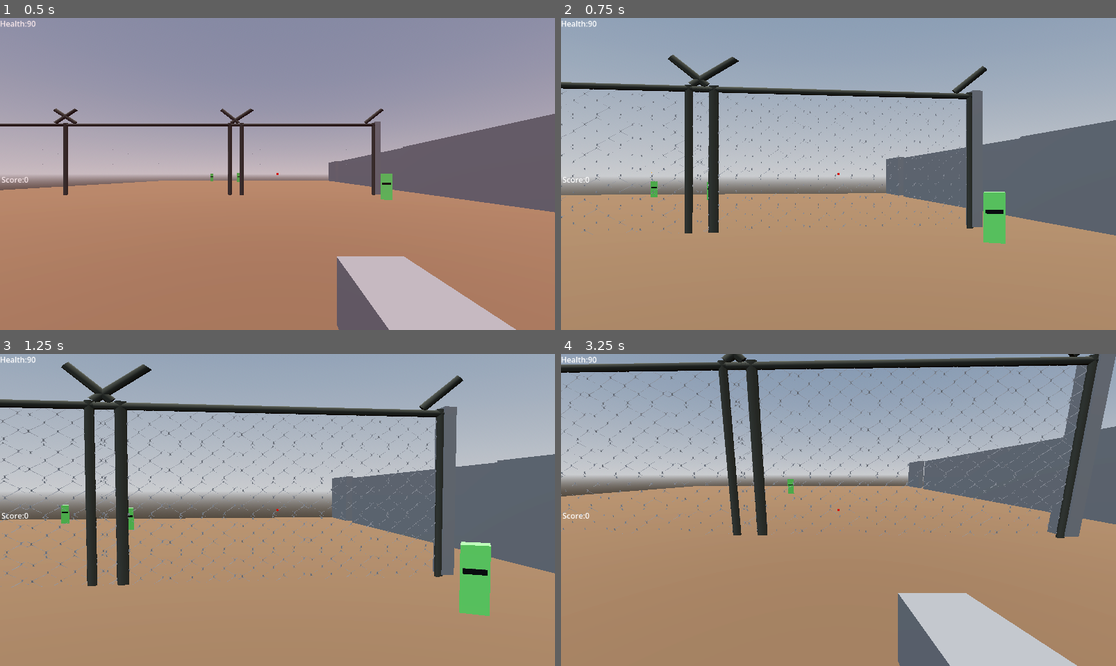
Above: before the commit, frames 1-4 (two rows, left to right).
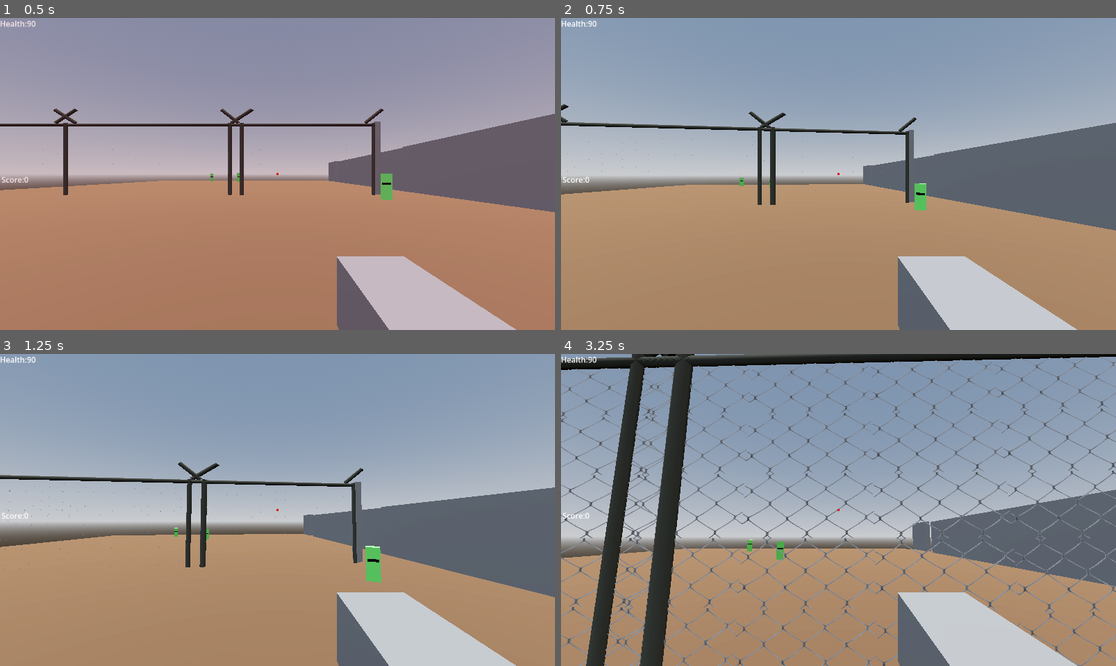
Above: after the commit, the same moments.

Repository: mohsin111111111/pkbg
Game: Godot game, scene res://world.tscn
Two runs of this game, one before a commit and one after it. Both use one fixed random seed, a clock stepped at 60 frames per second and the inputs below.
Inputs (mouse positions are in pixels of both pictures, inside the frame that each line leads up to):
- Up to frame 1 (0.5 s): no input
- Up to frame 2 (0.75 s): tap Enter (ui_accept) at 0.5 s; move the mouse to (866, 174) at 0.52 s; hold Up (ui_up) from 0.53 s (still down); hold Right mouse button (aim) from 0.53 s (still down)
- Up to frame 3 (1.25 s): keep holding Up (ui_up); keep holding Right mouse button (aim); tap Enter (ui_accept) at 0.77 s; click (305, 510) at 0.8 s
- Up to frame 4 (3.25 s): keep holding Up (ui_up); move the mouse to (810, 510) at 1.27 s; release Right mouse button (aim) at 1.28 s; click (810, 510) at 1.35 s; tap Enter (ui_accept) at 1.52, 3.02 s; tap Shift (sprint) at 1.55 s; move the mouse to (849, 503) at 2.02 s; hold Shift (sprint) 2.03-2.78 s; right-click (849, 503) at 2.3 s; move the mouse to (832, 516) at 2.77 s; right-click (832, 516) at 2.85 s; click (832, 516) at 3.05 s

Frame 1 is identical in both runs. In frame 2, 16% of the frame differs, in the area x 0-100%, y 11-100%; in frame 3, 52%; in frame 4, 56%, in the area x 0-100%, y 0-100%.

Commit message:
fixed bugs for sniper and recoill

Diff:
--- a/bunker_level.tscn
+++ b/bunker_level.tscn
@@ -63,7 +63,7 @@
 size = Vector3(1.5, 2, 15)
 
 [sub_resource type="SphereShape3D" id="SphereShape3D_urkvm"]
-radius = 8.0
+radius = 6.0
 
 [sub_resource type="BoxShape3D" id="BoxShape3D_m4qtr"]
 size = Vector3(6, 0.2, 6)
--- a/player.gd
+++ b/player.gd
@@ -3,9 +3,9 @@
 enum WeaponType {LASER, SHOTGUN, SNIPER}
 var current_weapon = WeaponType.LASER
 var weapon_db = {
-	WeaponType.LASER: {"damage": 10, "rate": 0.2, "rays": 1, "spread": 0.0},
-	WeaponType.SHOTGUN: {"damage": 12, "rate": 0.8, "rays": 6, "spread": 0.15},
-	WeaponType.SNIPER: {"damage": 50, "rate": 1.5, "rays": 1, "spread": 0.0}
+	WeaponType.LASER: {"damage": 10, "rate": 0.2, "rays": 1, "spread": 0.0,"range": -50.0},
+	WeaponType.SHOTGUN: {"damage": 12, "rate": 0.8, "rays": 6, "spread": 0.15, "range": -15.0},
+	WeaponType.SNIPER: {"damage": 50, "rate": 1.5, "rays": 1, "spread": 0.0, "range": -2000.0}
 }
 
 const WALK_SPEED = 5.0
@@ -69,7 +69,6 @@
 			if sniper_scope:
 				sniper_scope.visible = true
 		else:
-			camera.fov = lerp(camera.fov, AIM_FOV, 10 * delta)
 			mouse_sensitivity = 0.002
 			if sniper_scope:
 				sniper_scope.visible = false
@@ -89,18 +88,23 @@
 	if Input.is_action_just_pressed("ui_accept") and jump_count < max_jumps:
 		velocity.y = JUMP_VELOCITY
 		jump_count += 1
+	var target_fov = BASE_FOV
 	if Input.is_action_pressed("crouch"):
 		is_crouching = true
 		current_speed = crouch_speed
 		camera.position.y = 0.5
-	elif Input.is_action_just_pressed("sprint"):
+	elif Input.is_action_pressed("sprint"):
 		is_crouching = false
 		current_speed = SPRINT_SPEED
+		#print("___ SIFT KEY DETECTED___")
 		camera.position.y = 1.5
+		target_fov = 95.0
 	else:
 		is_crouching = false
 		current_speed = WALK_SPEED
 		camera.position.y = 1.5
+	if not Input.is_action_pressed("aim"):
+		camera.fov = lerp(camera.fov, target_fov, 10 * delta)
 	var input_dir = Input.get_vector("ui_left", "ui_right", "ui_up", "ui_down")
 	var direction = (transform.basis * Vector3(input_dir.x, 0, input_dir.y)).normalized()
 	if direction:
@@ -115,14 +119,14 @@
 	elif is_on_floor():
 		camera.rotation.z = lerp(camera.rotation.z, 0.0, 10 * delta)
 	move_and_slide()
-
 func fire_weapon():
 	can_shoot = false
 	current_ammo -= 1
 	update_ammo_text()
-	camera.rotation.x -= recoil_amount
+	camera.rotation.x += recoil_amount
 	camera.rotation.x = clamp(camera.rotation.x, deg_to_rad(-90), deg_to_rad(90))
 	var stats = weapon_db[current_weapon]
+	raycast.target_position = Vector3(0,0, stats.range)
 	var original_target = raycast.target_position
 	for i in range(stats.rays):
 		var offset = Vector3.ZERO
@@ -135,12 +139,16 @@
 			var distance = global_position.distance_to(hit_object.global_position)
 			print("---PULLED TRIGGER---")
 			if hit_object.name == "StealthGuard":
-				if distance < 2.0:
+				if distance < 3.0:
 					print("Silent Takedown! Guard eliminated")
+					hit_object.queue_free()
+				elif current_weapon == WeaponType.SNIPER:
+					print("Sniper Assasination! Guard eliminated cleanly.")
 					hit_object.queue_free()
 				else:
 					print("Gunshot heard! Mission Failed.")
-					get_tree().change_scene_to_file("res://bunker_level.tscn")
+					get_tree().call_deferred("change_scene_to_file", "res://bunker_level.tscn")
+					return
 			else:
 				print("Hit: ", hit_object.name, " with ", stats.damage, " damage!")
 				if hit_object.has_method("take_damage"):
--- a/project.godot
+++ b/project.godot
@@ -61,6 +61,7 @@
 shoot={
 "deadzone": 0.2,
 "events": [Object(InputEventMouseButton,"resource_local_to_scene":false,"resource_name":"","device":-1,"window_id":0,"a …(253 unchanged characters)…
+, Object(InputEventKey,"resource_local_to_scene":false,"resource_name":"","device":-1,"window_id":0,"alt_pressed":false,"shift_pressed":false,"ctrl_pressed":false,"meta_pressed":false,"pressed":false,"keycode":0,"physical_keycode":88,"key_label":0,"unicode":120,"location":0,"echo":false,"script":null)
 ]
 }
 sprint={
